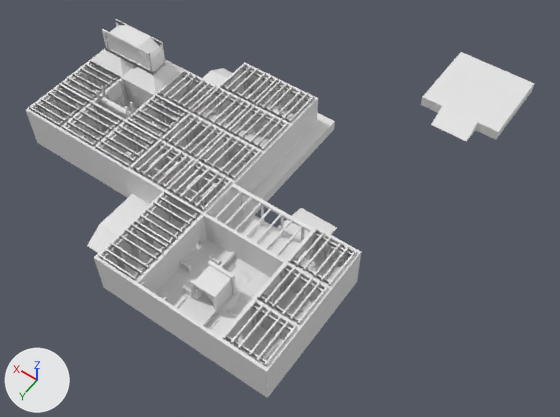
The Blender file blender/tutoriala.blend as it was, and as the next commit left it.
Camera for both pictures: a camera (50 mm lens) standing at (-115.1, 157.9, 199.1) and looking at (-21.0, 26.1, -8.0). Lighting does not change. The marker at lower left points along +X, +Y and +Z. Materials are left out; every surface is plain grey.

The first picture shows 'col-1', 'detail32', 'detail32.001', 'detail32.002', 'detail32.003'.
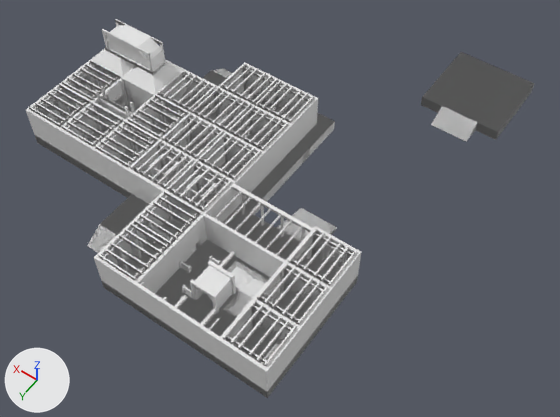
The change, as a list of edits to the scene's bpy script:
```text
Change me_cube:
    used by ob_col_1; location = (0.0, 0.0, 0.0)
    remove me_cube.from_pydata(...)  # 1826 vertices, 1645 faces; spans x -59.1..59.9, y -3.3..85.7, z 1.3..29.0
    add me_cube.from_pydata(...)  # 2874 vertices, 3103 faces; spans x -68.1..60.9, y -68.3..86.7, z -7.7..29.0
    me_cube part 1: a new loose piece, a box spanning x -22.3..-21.8, y 42.94..55.69, z 15.25..15.75
    me_cube part 2: a new loose piece, a box spanning x -44.1..-15.1, y 41.7..42.9, z 15.0..16.0
    me_cube part 3: a new loose piece, a box spanning x -60.1..-27.1, y 40.7..57.7, z 0.0..4.0
    me_cube part 4: a new loose piece, a box spanning x -60.1..-43.1, y 57.7..86.7, z 0.0..4.0
    me_cube part 5: a new loose piece, a box spanning x -43.1..0.9, y 73.4..86.7, z 0.0..4.0
    me_cube part 6: a new loose piece, a box spanning x -34.6..0.9, y 66.2..73.4, z 0.0..4.0
    me_cube part 7: a new loose piece, a box spanning x -27.1..15.9, y 50.7..66.2, z -6.0..4.0
    me_cube part 8: a new loose piece, a box spanning x -68.1..-38.1, y -68.3..-38.3, z -1.0..3.0
    me_cube part 9: a new loose piece, a box spanning x -19.6..-9.6, y 25.7..50.7, z 0.0..4.0
    me_cube part 10: a new loose piece, a box spanning x -27.1..-19.6, y 40.7..50.7, z 0.0..4.0
    me_cube part 11: a new loose piece, a box spanning x -9.6..15.4, y 25.7..45.7, z -6.0..4.0
    me_cube part 12: a new loose piece, a box spanning x 14.9..31.9, y -4.3..31.7, z 0.0..4.0
    me_cube part 13: a new loose piece, a box spanning x -19.6..0.9, y 6.7..25.7, z 0.0..4.0
    me_cube part 14: a new loose piece, a box spanning x -19.6..0.9, y -8.8..0.7, z 0.0..4.0
    me_cube part 15: 2 vertices moved from x 14.9, y 12.7..24.2, z 16.0 to x 14.9, y 12.7..24.2, z 4.0; 72 vertices removed from x -13.1..58.9, y -2.3..71.7, z 15.0..16.0; 874 vertices added at x -59.1..60.9, y -11.1..84.7, z -7.7..16.0
    me_cube part 16: 6 vertices added at x -60.1..-46.1, y -38.3..-31.6, z -1.0..3.0
Change me_tutorial_4c5e2c13mesh:
    used by ob_detail32_003; location = (0.0, 0.0, 0.0)
    remove me_tutorial_4c5e2c13mesh.from_pydata(...)  # 4704 vertices, 9093 faces; spans x -19.6..60.9, y -11.1..56.7, z 0.0..29.0
    add me_tutorial_4c5e2c13mesh.from_pydata(...)  # 6448 vertices, 11559 faces; spans x -19.6..60.9, y -11.1..56.7, z 0.0..29.0
    me_tutorial_4c5e2c13mesh part 17: the loose piece of 8 vertices spanning x -0.1..0.9, y 24.2..24.7, z 4.0..15.0 is copied, and the copy is moved by (0.0, -11.5, 0.0); it spans x -0.1..0.9, y 12.7..13.2, z 4.0..15.0
    me_tutorial_4c5e2c13mesh part 18: the loose piece of 8 vertices spanning x -0.1..0.9, y 9.2..9.7, z 4.0..15.0 is copied, and the copy is moved by (0.0, -11.5, 0.0); it spans x -0.1..0.9, y -2.3..-1.8, z 4.0..15.0
    me_tutorial_4c5e2c13mesh part 19: 1107 vertices added at x 14.4..59.7, y 15.2..55.5, z 2.0..15.0
    me_tutorial_4c5e2c13mesh part 20: 137 vertices added at x 59.4..59.7, y 45.2..52.2, z 9.0..12.5
    me_tutorial_4c5e2c13mesh part 21: 8 vertices added at x 14.9..15.9, y 12.7..13.2, z 4.0..15.0
```

Location of each change, (x1, y1, x2, y2) in pixels of the pictures (560 x 417 px):
'col-1', reshaped (56% wider, 9% taller)
    before: (36, 22, 357, 366)
    after: (33, 22, 534, 397)
part 1 of me_cube, added
    after: (225, 197, 251, 225)
part 2 of me_cube, added
    after: (232, 188, 310, 232)
part 3 of me_cube, added
    after: (237, 225, 358, 322)
part 4 of me_cube, added
    after: (218, 292, 327, 397)
part 5 of me_cube, added
    after: (102, 255, 236, 363)
part 6 of me_cube, added
    after: (141, 240, 238, 309)
part 7 of me_cube, added
    after: (112, 194, 237, 270)
part 8 of me_cube, added
    after: (421, 53, 534, 140)
part 9 of me_cube, added
    after: (224, 178, 277, 230)
part 10 of me_cube, added
    after: (235, 215, 268, 241)
part 11 of me_cube, added
    after: (159, 142, 241, 205)
part 12 of me_cube, added
    after: (151, 70, 227, 138)
part 13 of me_cube, added
    after: (244, 132, 310, 190)
part 14 of me_cube, added
    after: (274, 107, 335, 144)
part 15 of me_cube, built on
    before: (36, 64, 307, 277)
    after: (38, 67, 337, 318)
part 16 of me_cube, added
    after: (431, 106, 477, 142)
part 17 of me_tutorial_4c5e2c13mesh, added
    after: (249, 112, 253, 135)
part 18 of me_tutorial_4c5e2c13mesh, added
    after: (275, 87, 279, 110)
part 19 of me_tutorial_4c5e2c13mesh, added
    after: (74, 76, 186, 166)
part 20 of me_tutorial_4c5e2c13mesh, added
    after: (42, 100, 58, 116)
part 21 of me_tutorial_4c5e2c13mesh, added
    after: (214, 94, 219, 117)
'detail32.001', unchanged, covered by the edit
    before: (421, 52, 534, 142)
    after: (421, 52, 534, 138)
